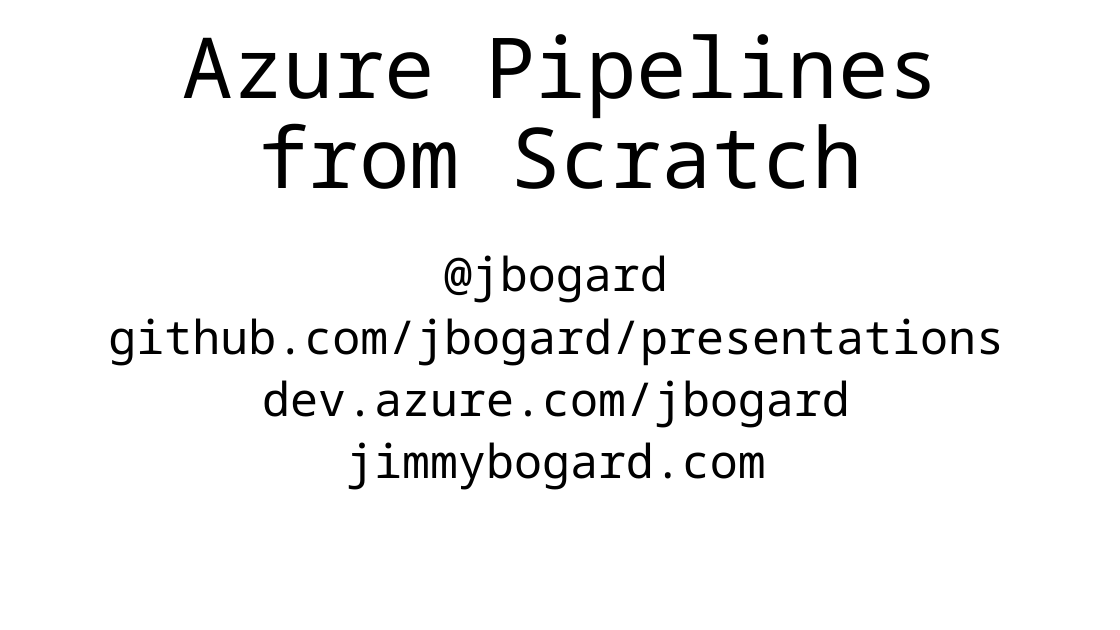
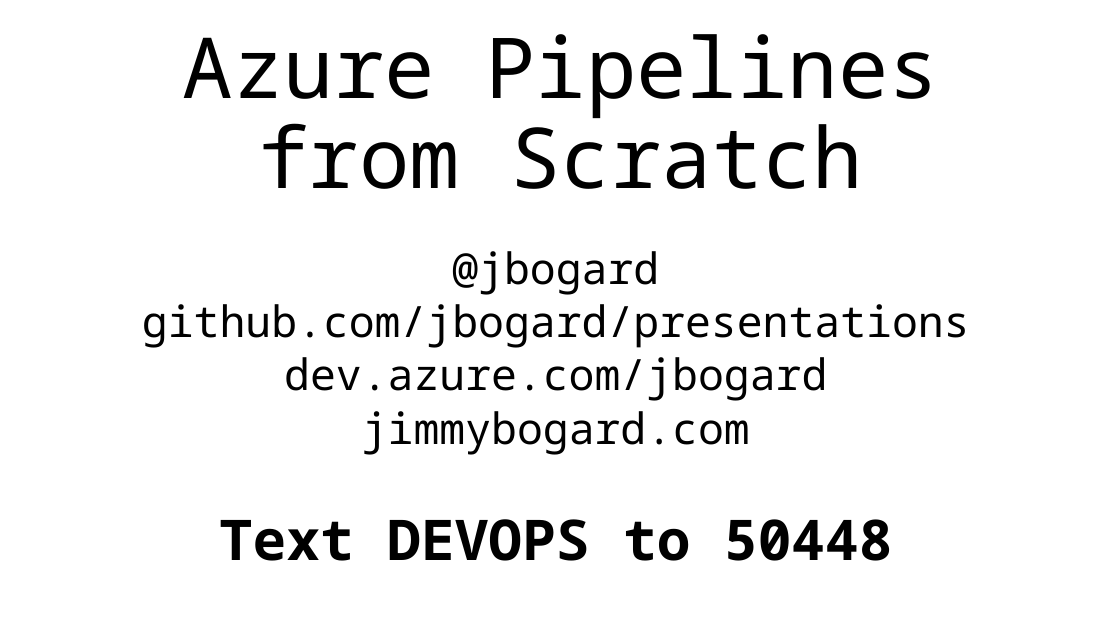
Before and after one commit to jbogard/presentations, a slide deck: slide 3 of AzurePipelinesFromScratch/AzurePipelinesFromScratch.pptx. Drawn at 1120x630 pixels with LibreOffice and Linux fonts; fonts in the diff are those of the drawing. Boxes give left, top, right and bottom in pixels: in the first picture for what was removed or moved away, otherwise in the second. Text is boxed around its words. In the diff, an @@ line names an element or a change of style, - is before the commit and + after.

```diff
--- a/AzurePipelinesFromScratch/AzurePipelinesFromScratch.pptx
+++ b/AzurePipelinesFromScratch/AzurePipelinesFromScratch.pptx
@@ subtitle at <box>142,251,970,455</box>: size 40 to 37 pt in "@jbogard", "github.com/jbogard/presentations", "dev.azure.com/jbogard", "jimmybogard.com"; line spacing 0.9 to 0.8 @@
@@ subtitle at <box>219,519,892,561</box>: paragraph added @@
+Text DEVOPS to 50448
```
Also in this commit, not shown: 2 other files.
